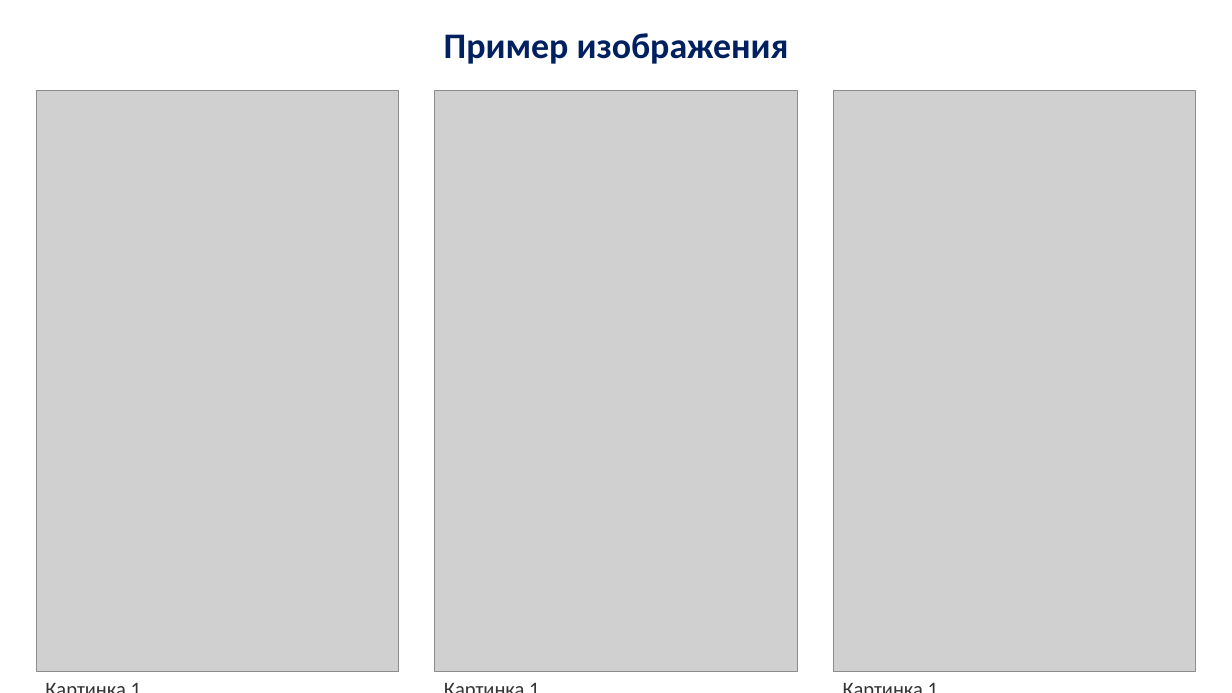
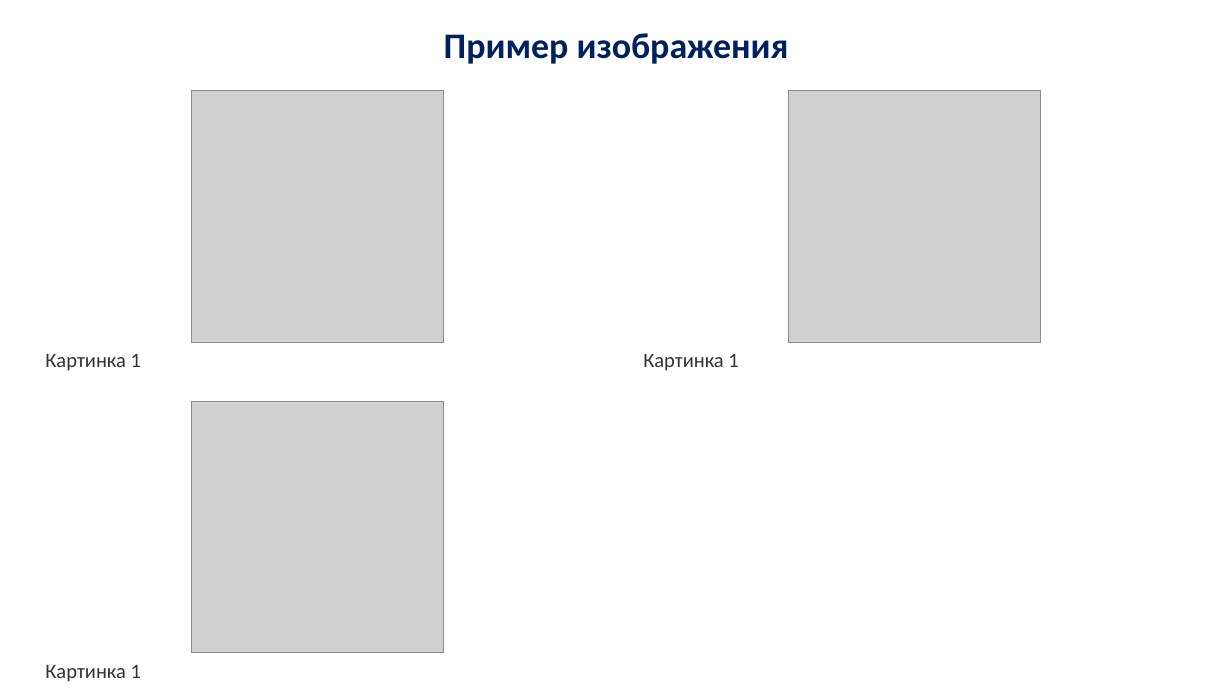
Before and after one commit to SolmirJafarovich/report_generator, a slide deck: slide 1 of generated_report.pptx. Drawn at 1232x693 pixels with LibreOffice and Linux fonts; fonts in the diff are those of the drawing; grey boxes stand for pictures. Boxes give left, top, right and bottom in pixels: in the first picture for what was removed or moved away, otherwise in the second. Text is boxed around its words. In the diff, an @@ line names an element or a change of style, - is before the commit and + after.

Commit message:
Change logic for image slide
Now the images don't change their scale.

```diff
--- a/generated_report.pptx
+++ b/generated_report.pptx
@@ picture: place and size @@
-picture at <box>36,91,398,671</box>
+picture at <box>191,91,444,343</box>
@@ picture: place and size @@
-picture at <box>435,91,798,671</box>
+picture at <box>789,91,1042,343</box>
@@ text "Картинка 1" rewrapped from <box>36,671,398,693</box> to <box>45,354,141,371</box> @@
@@ text "Картинка 1" rewrapped from <box>435,671,798,693</box> to <box>643,353,738,371</box> @@
@@ picture: place and size @@
-picture at <box>834,91,1196,671</box>
+picture at <box>191,401,444,653</box>
@@ text "Картинка 1" rewrapped from <box>834,671,1196,693</box> to <box>45,665,141,682</box> @@
```
Also in this commit, not shown: 4 other files.
